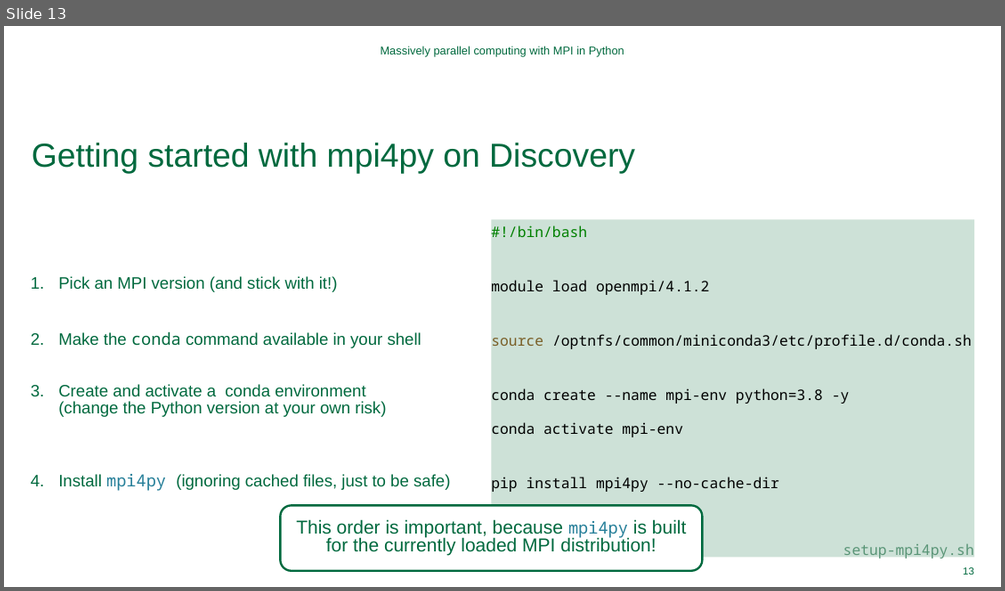
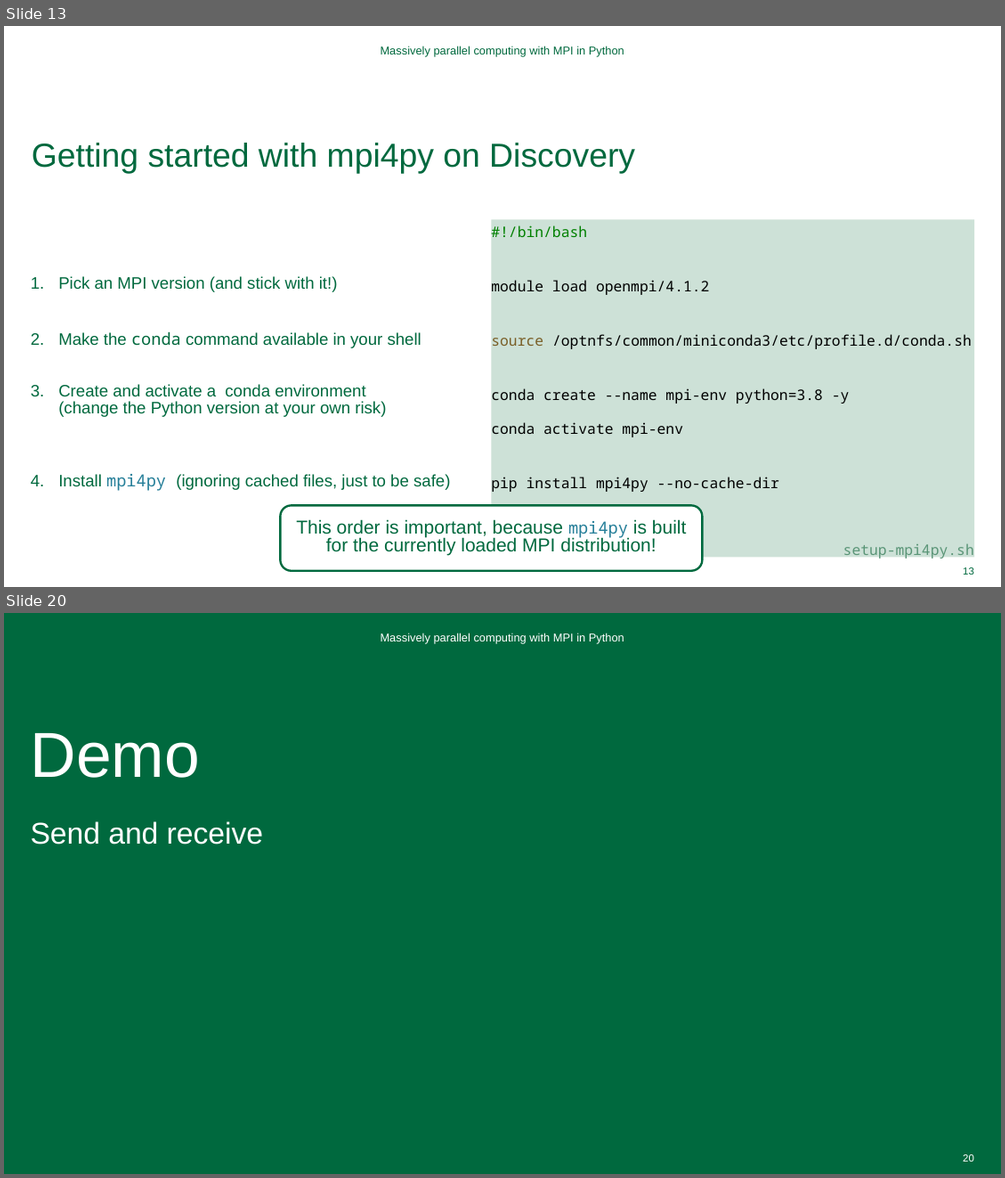
Before and after one commit to Dartmouth-Libraries/distributed-computing-with-python-and-mpi, a slide deck: ppt/Distributed-Computing-with-MPI.pptx. Shown one above the other, each under a label of ours: slide 13 before the commit, slides 13 and 20 after it; the slides between them are not shown. The pictures are 1005x591 and 1005x1178 pixels, drawn with LibreOffice and Linux fonts; fonts in the diff are those of the drawing; background and template pictures are left out. Boxes give left, top, right and bottom in pixels: in the first picture for what was removed or moved away, otherwise in the second. Text is boxed around its words. In the diff, an @@ line names an element or a change of style, - is before the commit and + after.

```diff
--- a/ppt/Distributed-Computing-with-MPI.pptx
+++ b/ppt/Distributed-Computing-with-MPI.pptx
@@ slide 20 added at (4,613,1001,1174), background #FFFFFF @@
@@ rectangle added at (4,613,1001,1174), fill #00693E @@
@@ text added at (380,633,624,643), 11 pt, text #FFFFFF @@
+Massively parallel computing with MPI in Python
@@ title added at (31,733,200,778), 61.2 pt, text #FFFFFF @@
+Demo
@@ text added at (31,821,263,844), 28.8 pt, text #FFFFFF @@
+Send and receive
@@ page number added at (963,1154,974,1161), 9.8 pt, text #FFFFFF @@
+20
```
Also in this commit, not shown: 12 slides changed, 8 other slides added.
